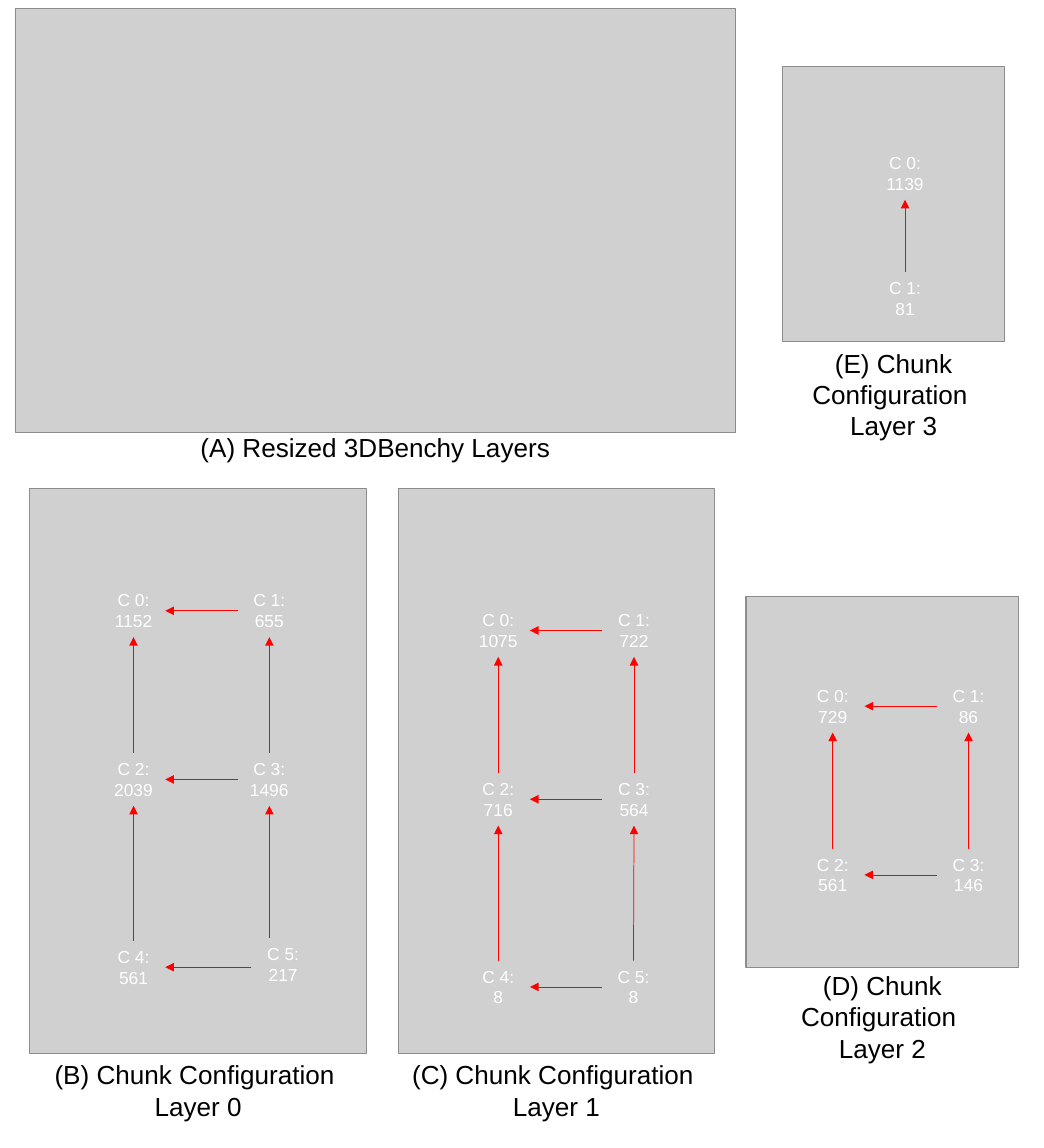
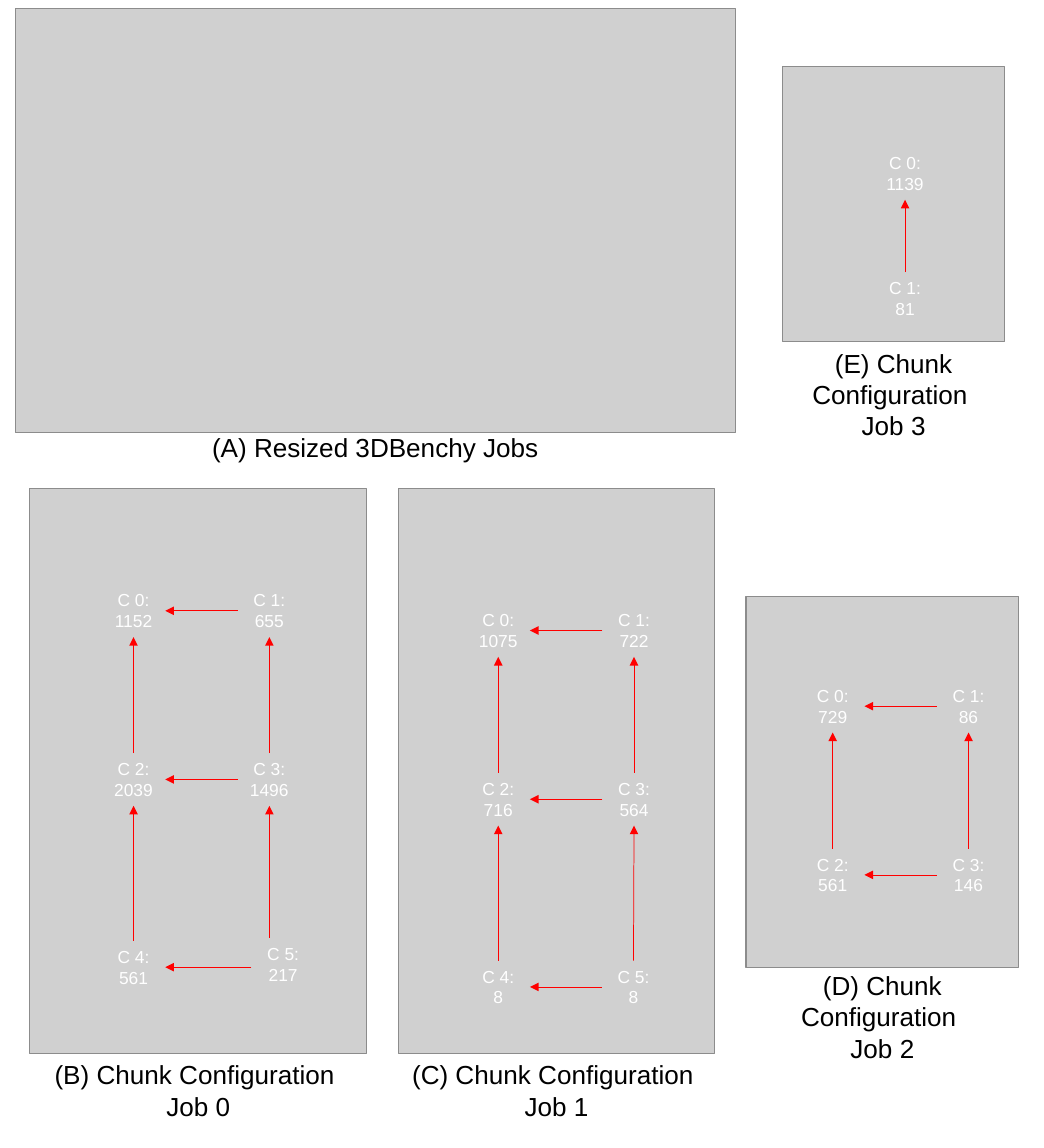
Before and after one commit to DanWebUT/Placement, a slide deck: slide 1 of Pictures/Figures/Figure 10.pptx. Drawn at 1044x1148 pixels with LibreOffice and Linux fonts; fonts in the diff are those of the drawing; grey boxes stand for pictures. Boxes give left, top, right and bottom in pixels: in the first picture for what was removed or moved away, otherwise in the second. Text is boxed around its words. In the diff, an @@ line names an element or a change of style, - is before the commit and + after.

```diff
--- a/Pictures/Figures/Figure 10.pptx
+++ b/Pictures/Figures/Figure 10.pptx
@@ text at box(862, 416, 926, 436): text changed @@
-Layer 3
+Job 3
@@ text at box(212, 438, 538, 463): text changed @@
-(A) Resized 3DBenchy Layers
+(A) Resized 3DBenchy Jobs
@@ text at box(850, 1039, 915, 1059): text changed @@
-Layer 2
+Job 2
@@ text at box(166, 1097, 231, 1117): text changed @@
-Layer 0
+Job 0
@@ text at box(525, 1097, 589, 1117): text changed @@
-Layer 1
+Job 1
```
Also in this commit, not shown: 22 other files.
